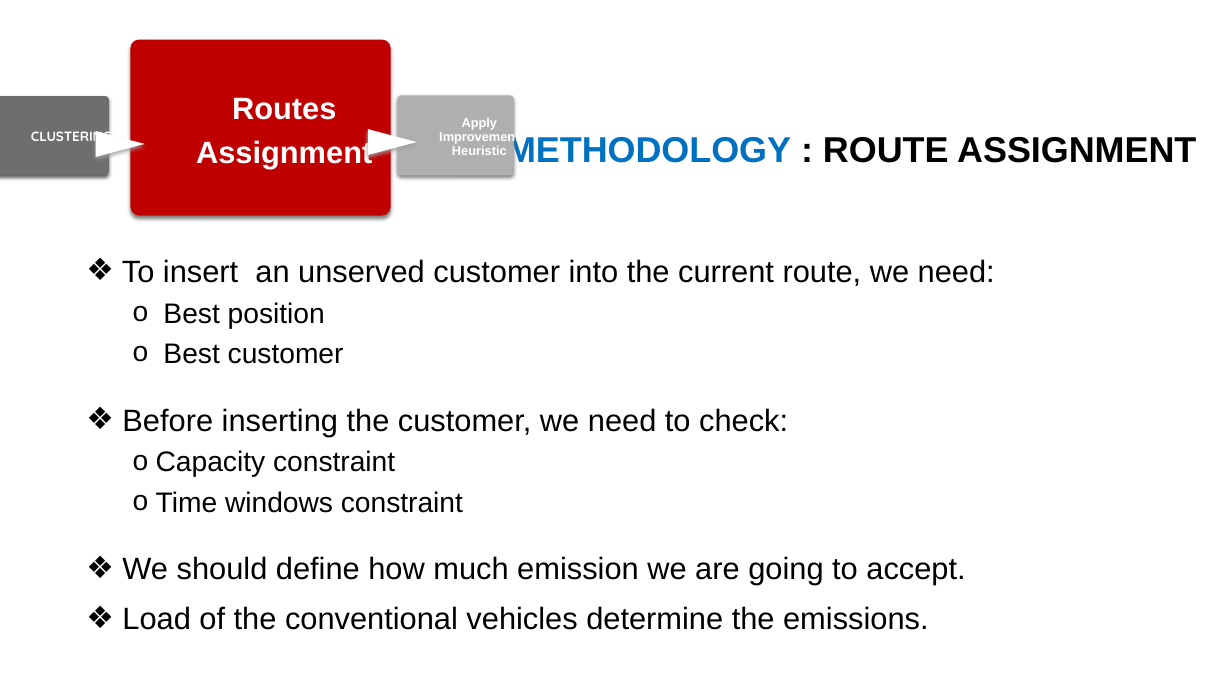
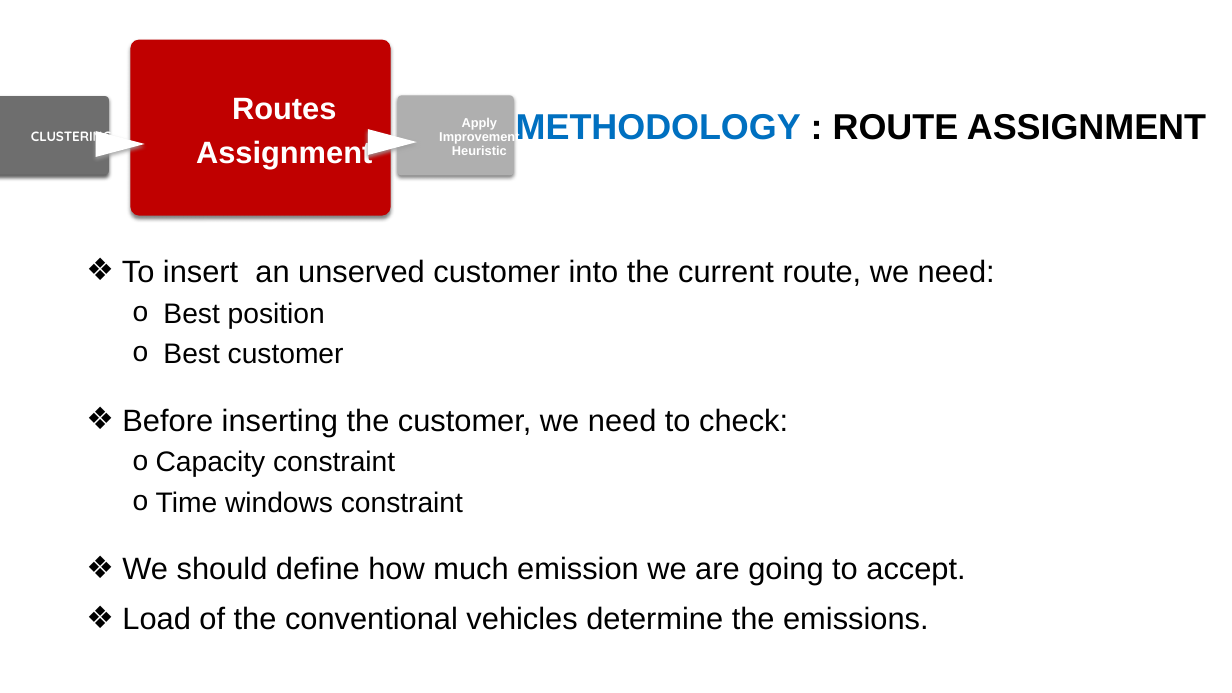
Before and after one commit to nayan082/Thesis-report-slide, a slide deck: slide 13 of 1507082.pptx (slide 12 before the commit). Drawn at 1232x693 pixels with LibreOffice and Linux fonts; fonts in the diff are those of the drawing; background and template pictures are left out. Boxes give left, top, right and bottom in pixels: in the first picture for what was removed or moved away, otherwise in the second. Text is boxed around its words. In the diff, an @@ line names an element or a change of style, - is before the commit and + after.

```diff
--- a/1507082.pptx
+++ b/1507082.pptx
@@ title "METHODOLOGY : ROUTE ASSIGNMENT" rewrapped from (x1=506, y1=134, x2=1196, y2=169) to (x1=516, y1=114, x2=1206, y2=140) @@
```
Also in this commit, not shown: 15 other slides changed, 1 slide added, 2 other files.
